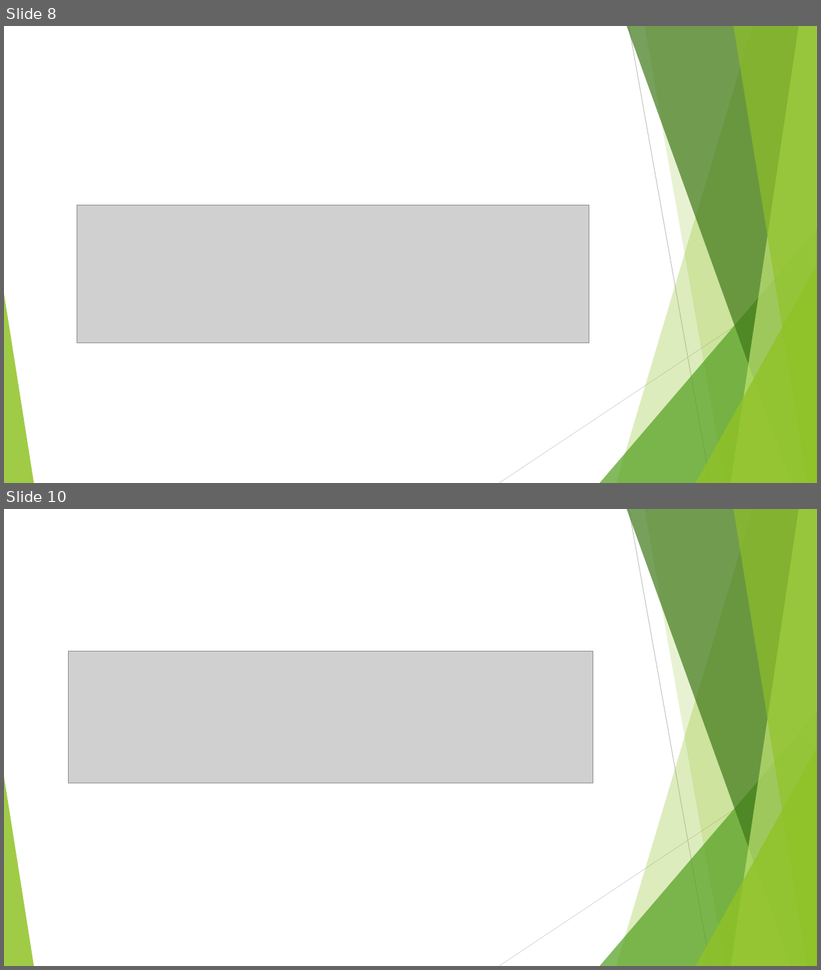
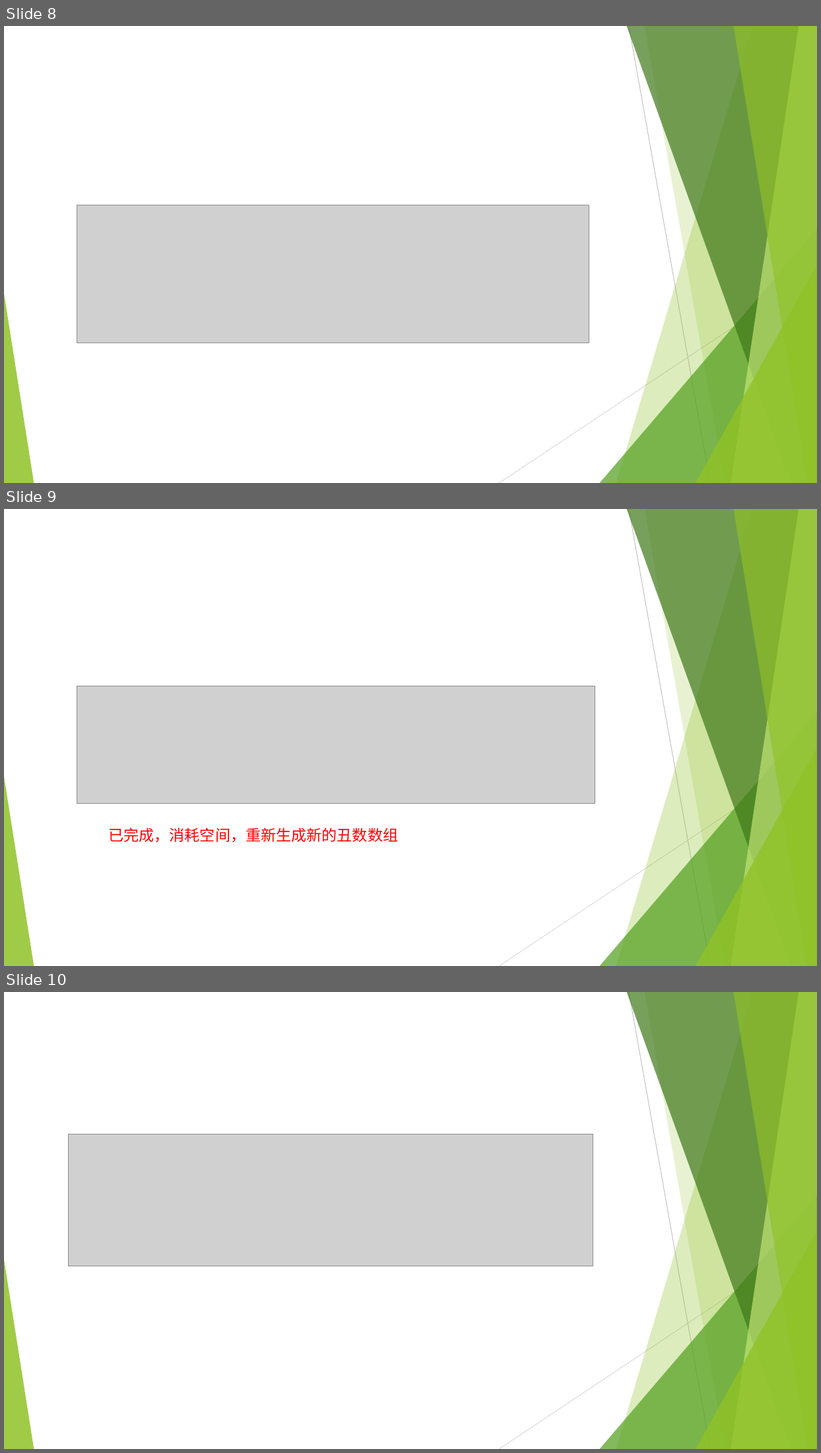
Before and after one commit to zhangting9756/SwordAndLeetcode, a slide deck: 面试题/2.pptx. Shown one above the other, each under a label of ours: slides 8 and 10 before the commit, slides 8, 9 and 10 after it; the slides between them are not shown. The pictures are 821x970 and 821x1453 pixels, drawn with LibreOffice and Linux fonts; fonts in the diff are those of the drawing; grey boxes stand for pictures. Boxes give left, top, right and bottom in pixels: in the first picture for what was removed or moved away, otherwise in the second. Text is boxed around its words. In the diff, an @@ line names an element or a change of style, - is before the commit and + after.

Commit message:
合并排序数组

```diff
--- a/面试题/2.pptx
+++ b/面试题/2.pptx
@@ slide 9 added at (4, 509, 817, 966), background #FFFFFF; not listed: 10 template elements that a slide beside it also shows @@
@@ picture added at (77, 686, 595, 803) @@
@@ text added at (108, 828, 398, 843), 18 pt, text #FF0000 @@
+已完成，消耗空间，重新生成新的丑数数组
```
Also in this commit, not shown: 1 slide removed, 4 other files.
